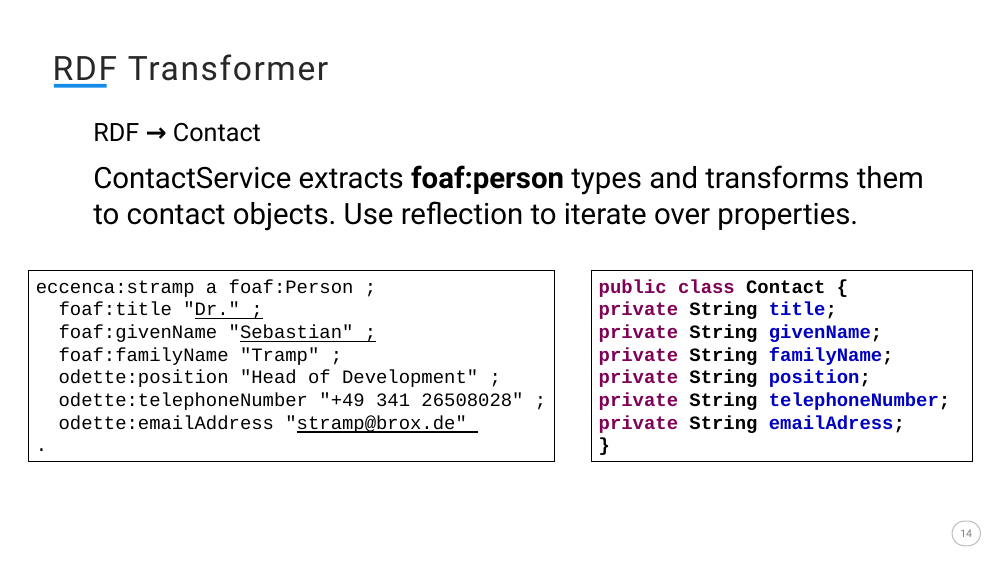
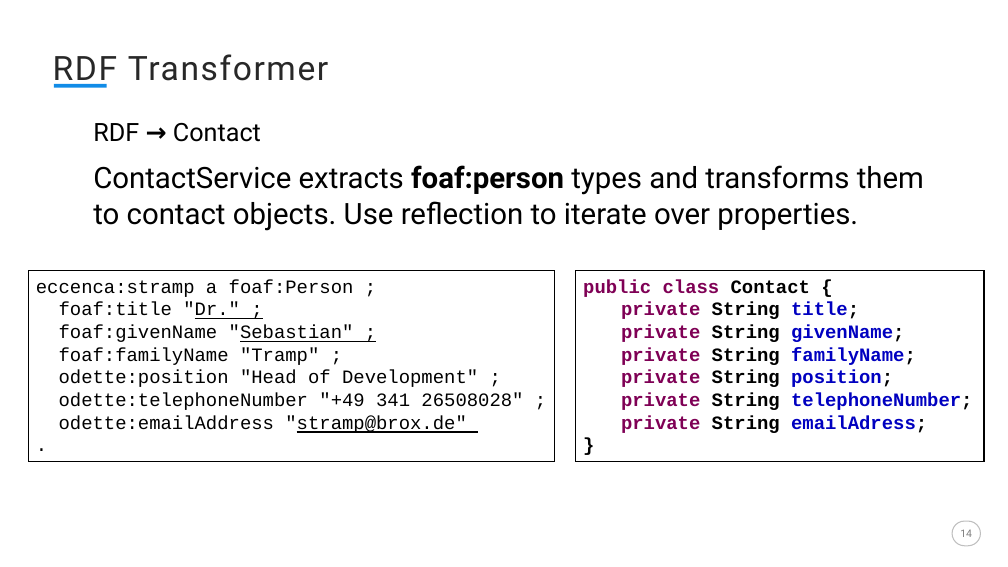
Before and after one commit to EIS-Bonn/MA-INF3232-Lab-SS2015, a slide deck: slide 14 of GroupF/Presentations/Final Presentation.pptx. Drawn at 1008x567 pixels with LibreOffice and Linux fonts; fonts in the diff are those of the drawing. Boxes give left, top, right and bottom in pixels: in the first picture for what was removed or moved away, otherwise in the second. Text is boxed around its words. In the diff, an @@ line names an element or a change of style, - is before the commit and + after.

Commit message:
fixed formatting of java code

```diff
--- a/GroupF/Presentations/Final Presentation.pptx
+++ b/GroupF/Presentations/Final Presentation.pptx
@@ rectangle "public class Contact {": place and size @@
-rectangle "public class Contact {" at [591,271,973,461]
+rectangle "public class Contact {" at [576,271,985,461]
@@ text in rectangle at [621,302,972,433]: list level 1 to 2 in "private String title;"; list level 1 to 2 in "private String givenName;"; list level 1 to 2 in "private String familyName;"; list level 1 to 2 in "private String position;"; list level 1 to 2 in "private String telephoneNumber;"; list level 1 to 2 in "private String emailAdress;" @@
```
